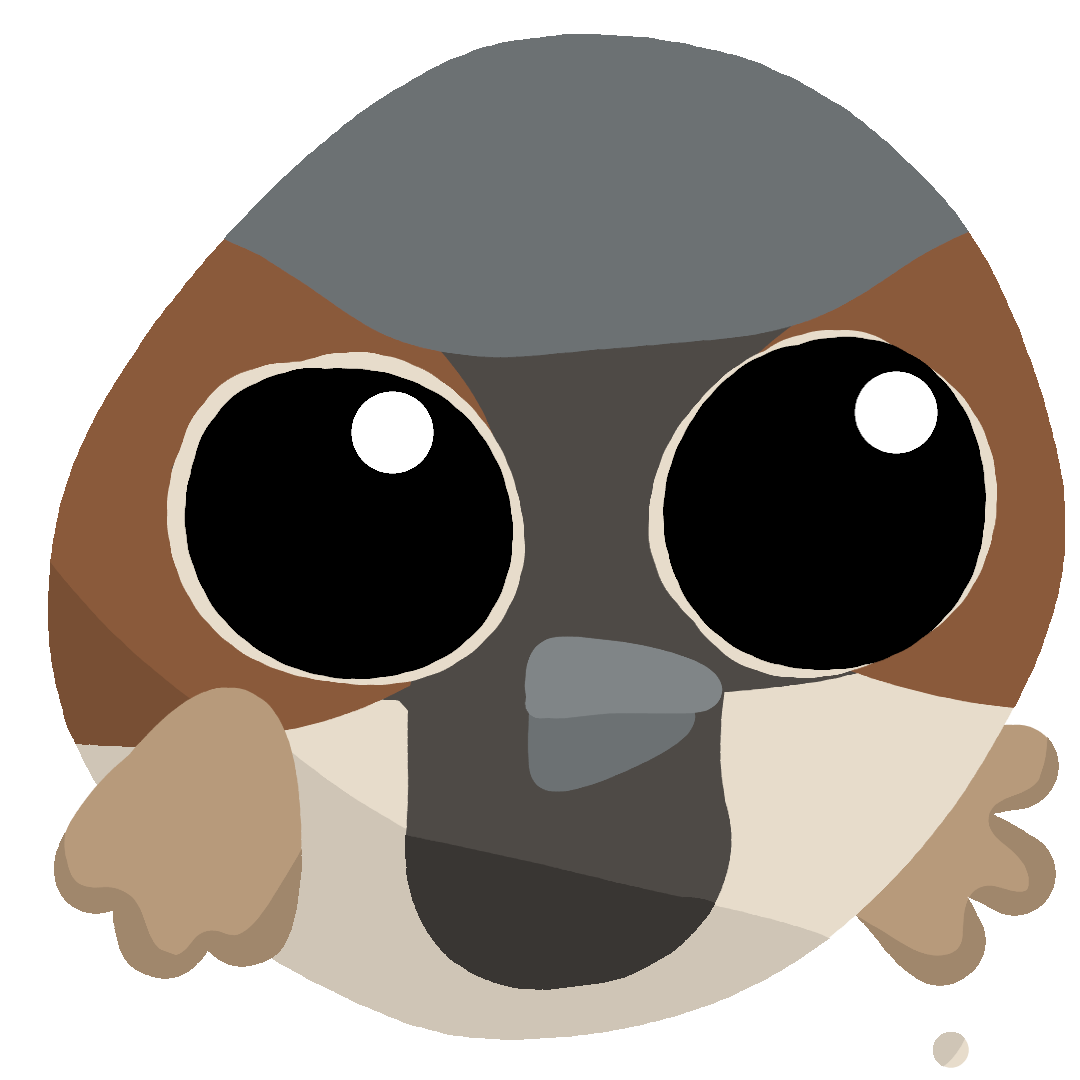
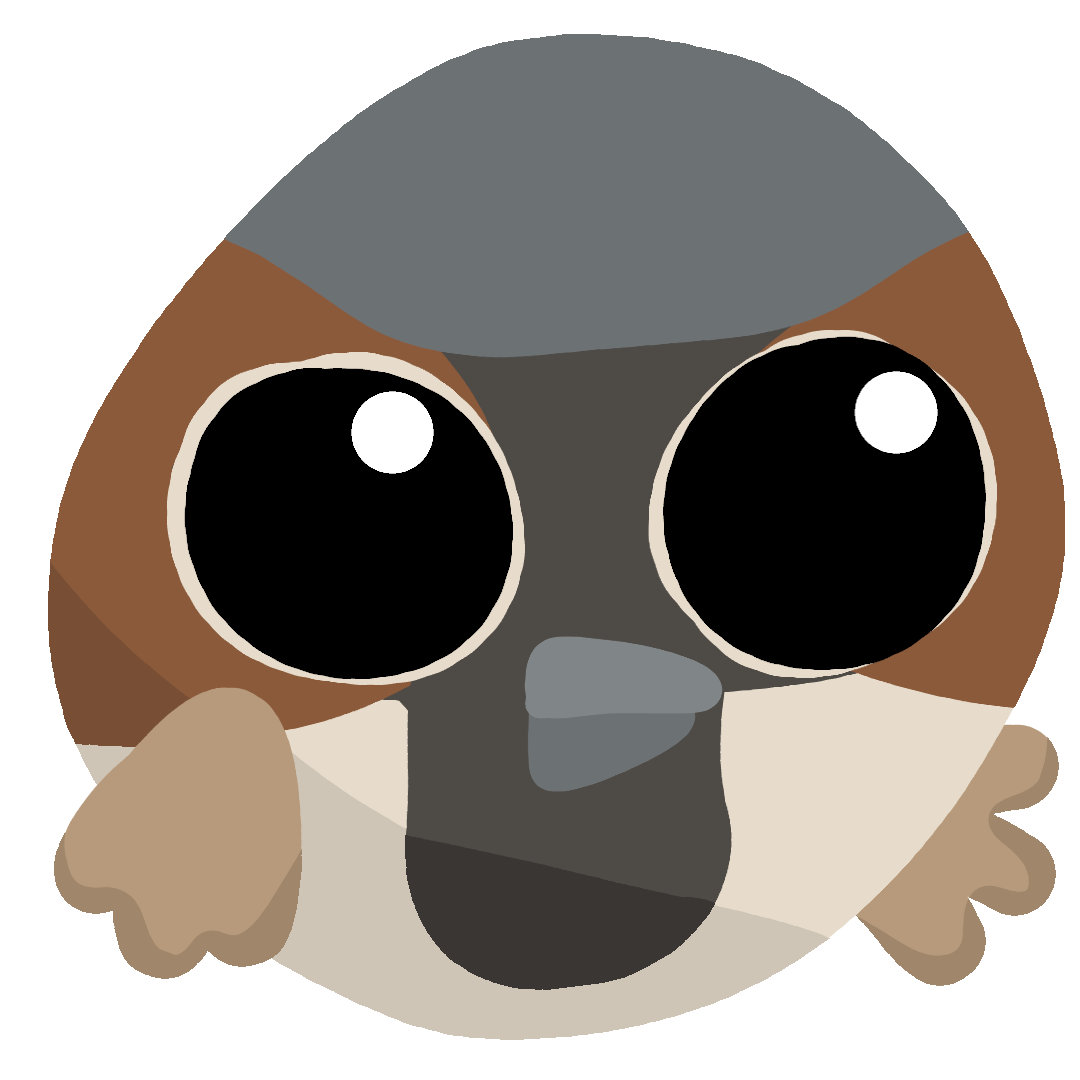
Before/after of a (1080, 1080) layered artwork. What changed in the layer stack:
painted on "body" over (x1=933, y1=1032, x2=969, y2=1068)